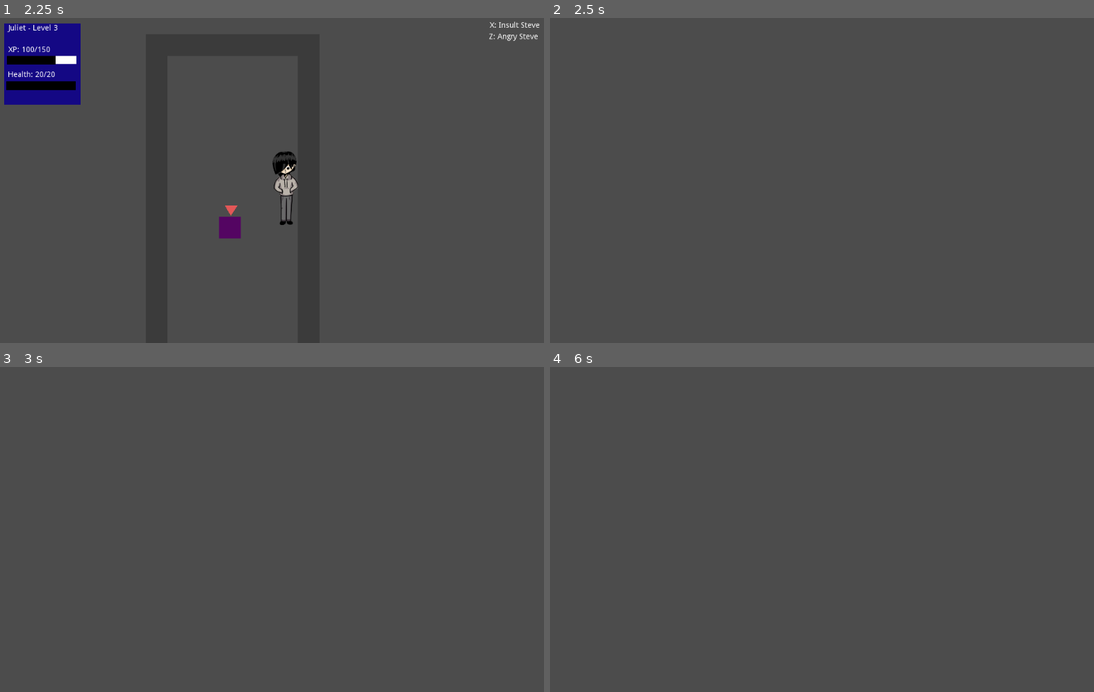
Above: before the commit, frames 1-4 (two rows, left to right).
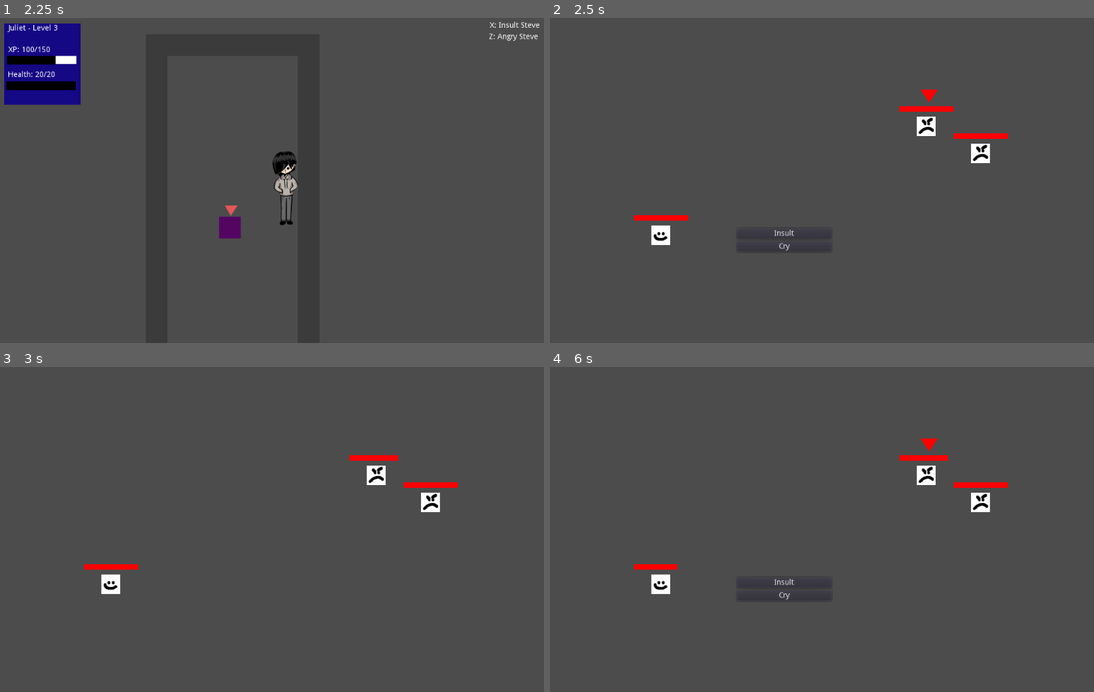
Above: after the commit, the same moments.

Repository: johnfn/ld49
Game: Godot game, scene res://Main.tscn
Two runs of this game, one before a commit and one after it. Both use one fixed random seed, a clock stepped at 60 frames per second and the inputs below.
Inputs (mouse positions are in pixels of both pictures, inside the frame that each line leads up to):
- Up to frame 1 (2.25 s): tap Enter at 0.5 s; hold Right (ui_right) 0.53-1.28 s; tap Z (action) at 0.6, 1.55, 2.1 s; tap X (angry) at 0.8, 1.35 s; tap Space at 1.25 s; hold Down (ui_down) 1.28-2.03 s; hold Right (ui_right) from 2.03 s (still down)
- Up to frame 2 (2.5 s): keep holding Right (ui_right); tap X (angry) at 2.3 s
- Up to frame 3 (3 s): release Right (ui_right) at 2.75 s; click (233, 581) at 2.75 s, where only the run after the commit has a clickable "Insult"
- Up to frame 4 (6 s): tap Enter at 3.5, 5 s; hold Up (ui_up) 3.53-4.28 s; tap X (angry) at 3.6, 4.55, 5.1 s; tap Z (action) at 3.8, 4.35, 5.3, 5.85 s; tap Space at 4.25, 5.75 s; hold Left (ui_left) 4.28-5.78 s; hold Down (ui_down) from 5.78 s (still down)

Frame 1 is identical in both runs. In frame 2, 1.3% of the frame differs, in the area x 15-85%, y 22-72%; in frame 3, 1.1%; in frame 4, 1.3%.
Error in both runs: Invalid get index '0' (on base: 'Array'). (res://Player.gd:25)

Commit message:
connect Battle and Overworld

Diff:
--- a/Battle.gd
+++ b/Battle.gd
@@ -3,15 +3,20 @@
 
 enum ACTIONS {insult, cry}
 
-onready var acting_entity
+export var enemy_pos = Vector2(700, 200)
+export var player_pos = Vector2(200, 400)
+
 var turn_queue = []
 var player
+var enemies = []
+var targeting_index
+onready var targeting_marker = $'HUD/TargetingMarker'
 
 onready var battle_ui = $'HUD/BattleOptions'
 
-var player_tscn = preload("res://BattlePlayer.tscn")
+var player_tscn = load("res://BattlePlayer.tscn")
 var enemy_to_tscn = {
-  G.ENEMIES.Steve: preload("res://BattleEnemy.tscn")
+  G.ENEMIES.Steve: load("res://BattleEnemy.tscn")
  }
 
 # Called when the node enters the scene tree for the first time.
@@ -22,32 +27,50 @@
   turn_queue.append(player)
 
   # Spawn enemies
-  for enemy_type in G.battling_against:
+  var num_enemies = len(G.battling_against)
+  var offset = Vector2(200,100)/num_enemies
+  for i in G.battling_against.size():
+    var enemy_type = G.battling_against[i]
     var enemy = enemy_to_tscn[enemy_type].instance()
     add_child(enemy)
+    enemy.position = enemy_pos + offset*(i - ((num_enemies-1)/2))
+    enemies.append(enemy)
     turn_queue.append(enemy)
 
   start_turn()
 
+func _process(delta):
+  if Input.is_action_just_pressed("ui_left"):
+    targeting_index = (targeting_index - 1) % len(enemies)
+  elif Input.is_action_just_pressed("ui_right"):
+    targeting_index = (targeting_index + 1) % len(enemies)
+
+  var targeted_enemy = enemies[targeting_index]
+  targeting_marker.position = targeted_enemy.position + 100*Vector2.UP + targeted_enemy.sprite.get_rect().size.x*Vector2.LEFT
+
 func take_action(action):
   var acting_entity = turn_queue[0]
-  acting_entity.take_action(action, turn_queue[1])
+  acting_entity.take_action(action, enemies[targeting_index])
   end_turn()
 
 
 func start_turn():
   var acting_entity = turn_queue[0]
-
+  print("It's %s's turn!" % acting_entity.get_name())
   if acting_entity.get('is_player'):
     battle_ui.visible = true
+    targeting_marker.visible = true
+    targeting_index = 0
   else:
     battle_ui.visible = false
-    yield(get_tree().create_timer(1),"timeout")
+    targeting_marker.visible = false
+    yield(get_tree().create_timer(1.5),"timeout")
     acting_entity.take_action(ACTIONS.insult, player)
     end_turn()
 
 func end_turn():
   var was_acting = turn_queue[0]
+  print("%s's turn has ended." % was_acting.get_name())
   turn_queue.remove(0)
   turn_queue.append(was_acting)
 
--- a/Battle.tscn
+++ b/Battle.tscn
@@ -12,6 +12,11 @@
 script = ExtResource( 2 )
 
 [node name="HUD" type="CanvasLayer" parent="."]
+
+[node name="TargetingMarker" type="Polygon2D" parent="HUD"]
+position = Vector2( -40, -40 )
+color = Color( 1, 0, 0, 1 )
+polygon = PoolVector2Array( 40, 56, 24, 32, 56, 32 )
 
 [node name="BattleOptions" type="VBoxContainer" parent="HUD"]
 anchor_left = 0.343
@@ -46,10 +51,13 @@
 script = ExtResource( 5 )
 
 [node name="BattlePlayer" parent="." instance=ExtResource( 3 )]
+visible = false
 
 [node name="BattleEnemy" parent="." instance=ExtResource( 1 )]
+visible = false
 
 [node name="Node2D" type="Node2D" parent="."]
+visible = false
 position = Vector2( 786, 200 )
 script = ExtResource( 4 )
 
--- a/BattleEntity.gd
+++ b/BattleEntity.gd
@@ -1,11 +1,12 @@
 extends Node2D
 class_name BattleEntity
 
+var sprite
 var _sprite_texture: Resource = load("res://art/battle/battle_placeholder.png");
 var _max_hp: int = 50;
 var _health = _max_hp
 
-var _health_bar = preload("res://HealthBar.tscn")
+var _health_bar = load("res://HealthBar.tscn")
 var health_bar_instance
 
 onready var ACTIONS = BattleScene.ACTIONS
@@ -16,7 +17,7 @@
 
 # Called when the node enters the scene tree for the first time.
 func _ready():
-  var sprite = Sprite.new()
+  sprite = Sprite.new()
   sprite.texture = _sprite_texture
   add_child(sprite)
 
@@ -34,6 +35,9 @@
 
 func attack(target: BattleEntity, amount: int):
   target.take_damage(amount)
+  sprite.modulate = Color.red
+  yield(get_tree().create_timer(0.1),"timeout")
+  sprite.modulate = Color.white
 
 func heal(amount: int):
   set_hp(_health + amount)
--- a/Player.gd
+++ b/Player.gd
@@ -31,7 +31,7 @@
     var first = interactables[0]
 
     G.in_battle = true
-    G.battling_against = [first.enemy_type]
+    G.battling_against = [first.enemy_type, first.enemy_type]
     get_tree().change_scene("res://Battle.tscn")
 
 func _process(delta):
